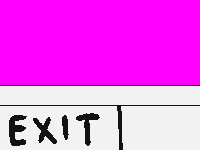
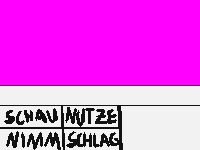
Before/after of a w=200, h=150 layered artwork. What changed in the layer stack:
hid "ExitUI" over [9, 106, 119, 150]
showed "UI", painted on it over [0, 106, 119, 150]
